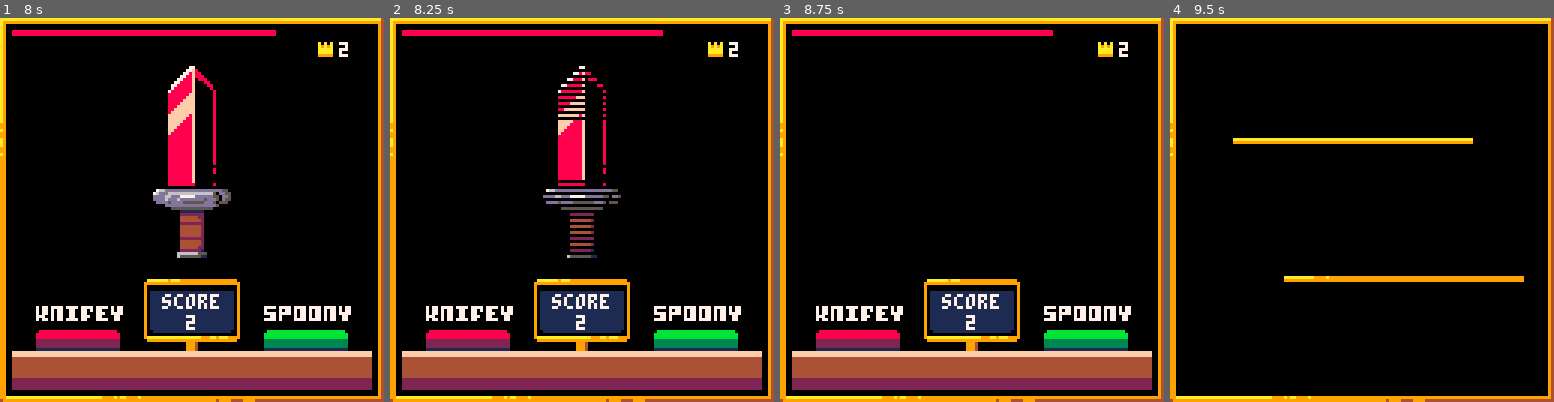
Above: before the commit, frames 1-4 (left to right).
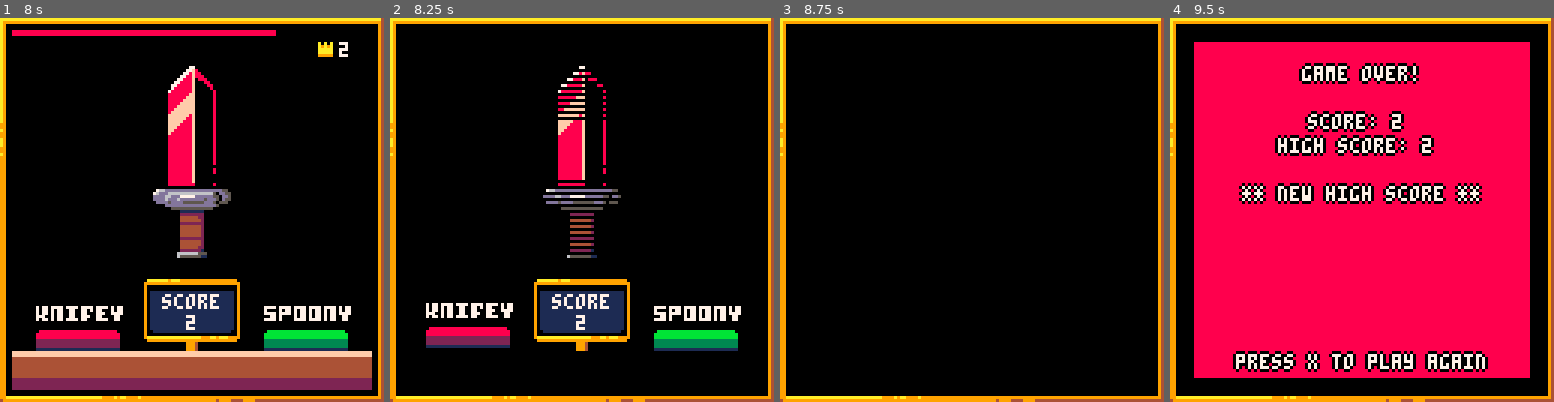
Above: after the commit, the same moments.

Repository: Jonic/knifey-spoony
Game: PICO-8 cartridge knifey-spoony.p8
Same seed, same stepped clock (60 frames per second), same inputs: the game is played once before the commit and once after it.
Inputs:
- Up to frame 1 (8 s): tap X (X key) at 0.33, 1.07, 1.85, 2.97, 4.08, 5.2, 6.32, 7.43 s; tap O (Z key) at 0.7, 1.7, 2.1, 2.5, 2.9, 3.3, 3.7, 4.1, 4.5, 4.9, 5.3, 5.7, 6.1, 6.5, 6.9, 7.3, 7.7 s; hold Right 1.6-2.1 s; hold Right 2.47-3.03 s; hold Left 3.08-3.58 s; hold Right 4.02-4.68 s; hold Left 5.08-5.68 s; hold Right 6.08-6.58 s; hold Right 6.63-7.13 s; hold Right from 7.5 s (still down)
- Up to frame 2 (8.25 s): release Right at 8.07 s; tap O (Z key) at 8.1 s; hold Left from 8.12 s (still down)
- Up to frame 3 (8.75 s): tap O (Z key) at 8.5 s; tap X (X key) at 8.55 s; release Left at 8.62 s
- Up to frame 4 (9.5 s): tap O (Z key) at 8.9, 9.3 s; hold Right from 9.05 s (still down)

Frame 1 is identical in both runs. In frame 2, 12% of the frame differs, in the area x 3-97%, y 3-97%; in frame 3, 18%; in frame 4, 71%, in the area x 6-94%, y 6-94%.

Commit message:
Better fail state animation

Diff:
--- a/knifey-spoony.p8
+++ b/knifey-spoony.p8
@@ -924,7 +924,7 @@
       dissolve_y1 = 7,
       dissolve_y2 = 80,
       flash       = false,
-      timeout     = f(50),
+      timeout     = f(80),
     },
     timeout = {
       max        = f(150),
@@ -995,6 +995,16 @@
     s.button_animations[button].active = true
   end
 
+  s.animate_fail_state = function()
+    object_init('floor', { rects = rects.floor, x = 4,  y = 111, easing = inBack })
+      .move({ y = 127, delay = 3, duration = 10, easing = outBack })
+    o('button_knifey').move({ y = 127, delay = 6, duration = 10, easing = inBack })
+    o('button_spoony').move({ y = 127, delay = 9, duration = 10, easing = inBack })
+    o('score_board').move({ y = 127, delay = 12, duration = 10, easing = inBack })
+    o('score_text').move({ y = 127, delay = 12, duration = 10, easing = inBack })
+    o('score').move({ y = 127, delay = 12, duration = 10, easing = inBack })
+  end
+
   s.choose_utensil = function()
     s.utensil.previous.type  = s.utensil.type
     s.utensil.previous.index = s.utensil.index
@@ -1054,6 +1064,7 @@
   end
 
   s.draw_buttons = function()
+    if (s.fail_anim.active) return
     s.draw_button(text.knifey)
     s.draw_button(text.spoony)
   end
@@ -1062,15 +1073,19 @@
     if (s.fail_anim.flash) then
       rectfill(0, 0, 127, 127, 8)
       s.fail_anim.flash = false
+      game.objects_destroy({
+        'high_score_icon',
+        'high_score_text',
+      })
+      s.animate_fail_state()
       return
     end
 
     s.dissolve_utensil()
-    o('floor').move({ y = 127, duration = 20 })
   end
 
   s.draw_timer = function()
-    if (s.timeout.remaining <= 0) return
+    if (s.timeout.remaining <= 0 or s.fail_anim.active) return
 
     x = s.timer.start_x + s.timer_width()
     y = s.timer.start_y + s.timer.height - 1
